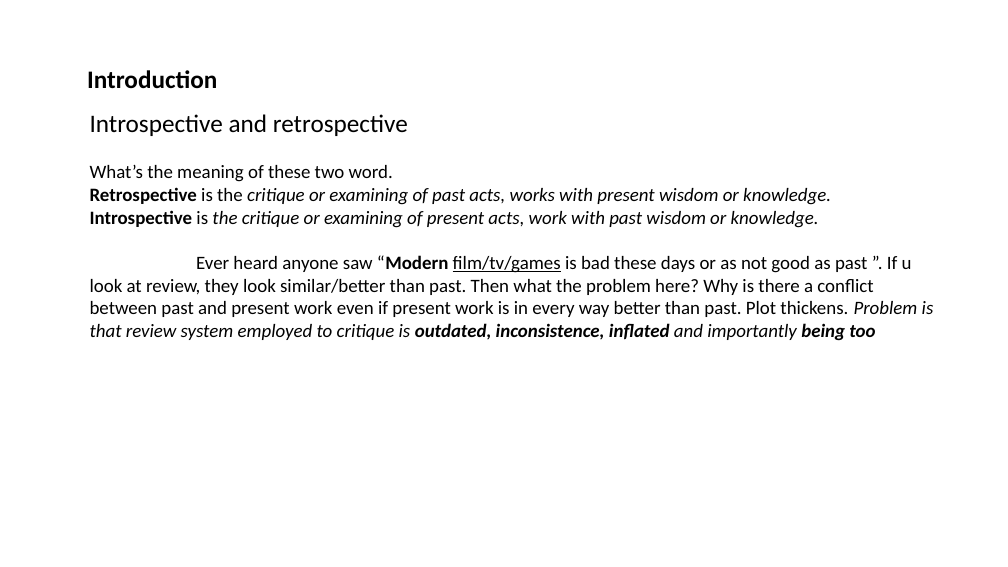
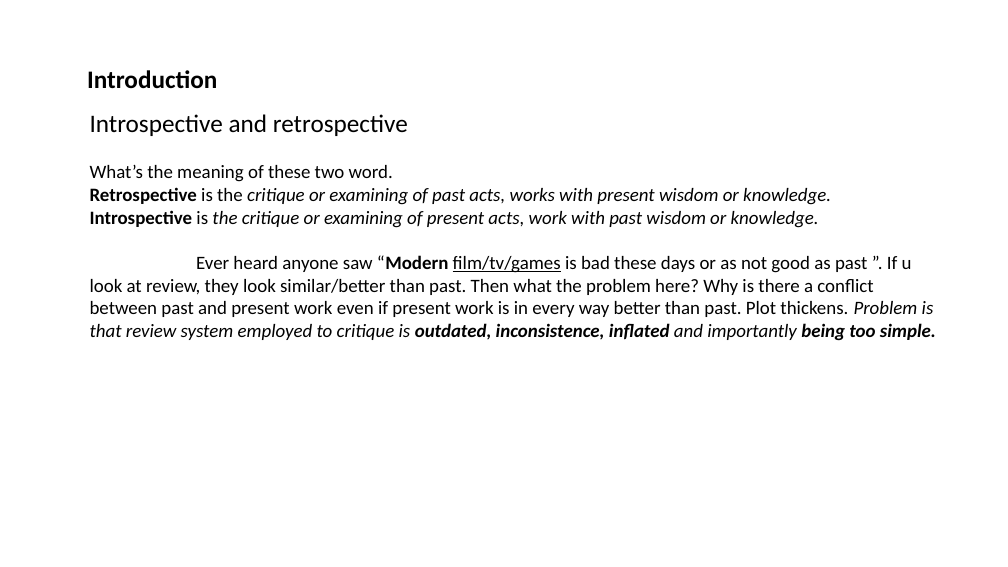
Before and after one commit to Jeevan137065/Project-Neon, a slide deck: slide 3 of Neon Blue- Critque ppt.pptx. Drawn at 1008x567 pixels with LibreOffice and Linux fonts; fonts in the diff are those of the drawing; background and template pictures are left out. Boxes give left, top, right and bottom in pixels: in the first picture for what was removed or moved away, otherwise in the second. Text is boxed around its words. In the diff, an @@ line names an element or a change of style, - is before the commit and + after.

Commit message:
New ppt

```diff
--- a/Neon Blue- Critque ppt.pptx
+++ b/Neon Blue- Critque ppt.pptx
@@ text at [90, 255, 936, 341]: text changed @@
-Ever heard anyone saw “Modern film/tv/games is bad these days or as not good as past ”. If u look at review, they look similar/better than past. Then what the problem here? Why is there a conflict between past and present work even if present work is in every way better than past. Plot thickens. Problem is that review system employed to critique is outdated, inconsistence, inflated and importantly being too
+Ever heard anyone saw “Modern film/tv/games is bad these days or as not good as past ”. If u look at review, they look similar/better than past. Then what the problem here? Why is there a conflict between past and present work even if present work is in every way better than past. Plot thickens. Problem is that review system employed to critique is outdated, inconsistence, inflated and importantly being too simple.
```
Also in this commit, not shown: 1 other slide changed, 1 slide added, 1 slide removed, 2 other files.
